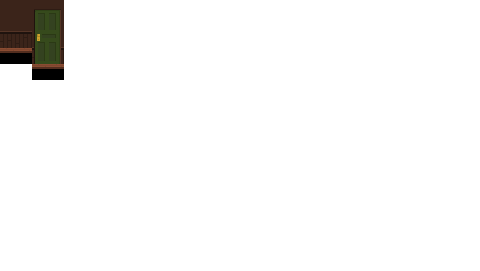
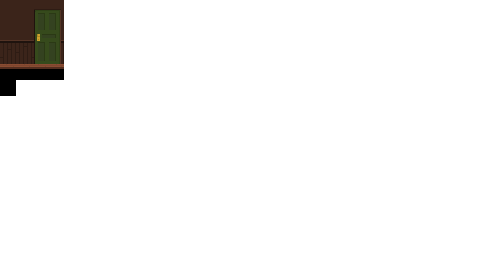
Two versions of the same layered image (480 × 271). Layer-by-layer changes:
painted on "environment" over [0, 31, 64, 96]
